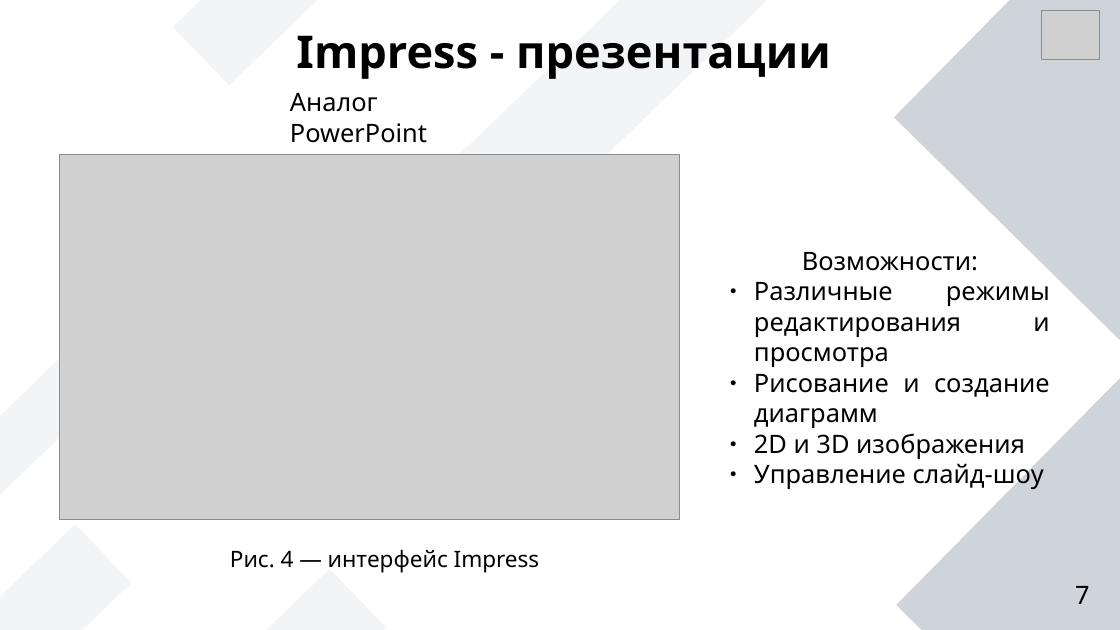
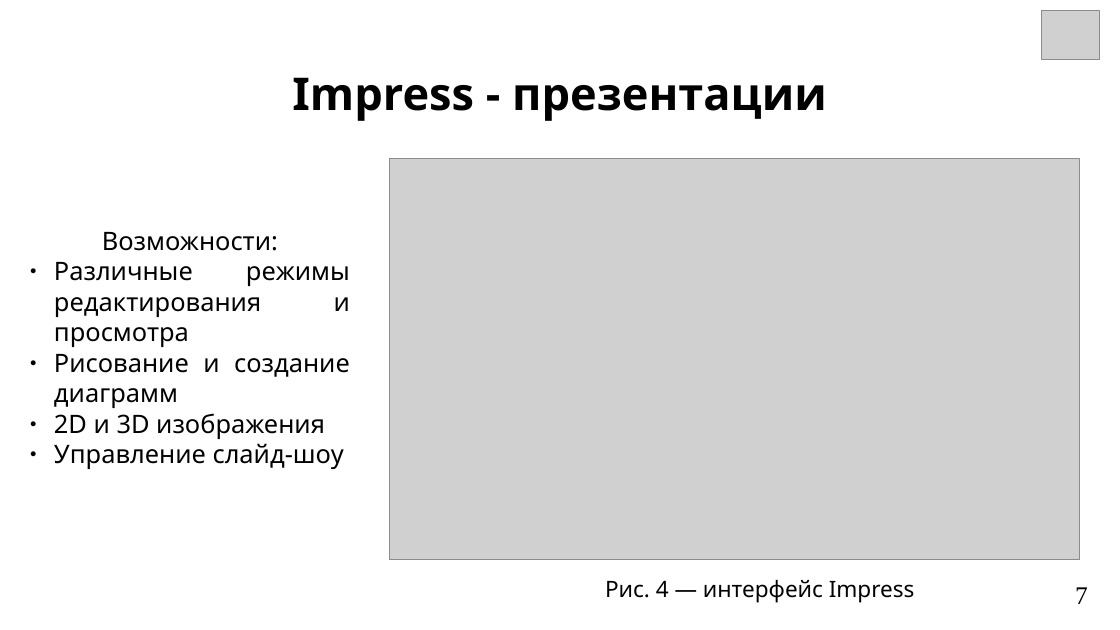
Before and after one commit to Soft-Darkness/digital-fundamentals, a slide deck: slide 7 of Documents/LibreOffice_review.odp. Drawn at 1120x630 pixels with LibreOffice and Linux fonts; fonts in the diff are those of the drawing; grey boxes stand for pictures. Boxes give left, top, right and bottom in pixels: in the first picture for what was removed or moved away, otherwise in the second. Text is boxed around its words. In the diff, an @@ line names an element or a change of style, - is before the commit and + after.

```diff
--- a/Documents/LibreOffice_review.odp
+++ b/Documents/LibreOffice_review.odp
@@ rectangle removed at [173,0,436,85] @@
@@ rectangle removed at [428,0,776,259] @@
@@ rectangle removed at [895,0,1120,344] @@
@@ text "Impress - презентации": place and size @@
-text "Impress - презентации" at [296,35,831,79]
+text "Impress - презентации" at [292,77,827,121]
@@ text "Impress - презентации" at [292,77,827,121]: vertical alignment middle to top @@
@@ text removed at [290,92,427,143] @@
-Аналог PowerPoint
@@ picture: place and size @@
-picture at [60,154,680,520]
+picture at [389,159,1080,560]
@@ text "Возможности:": place and size @@
-text "Возможности:" at [754,252,1050,491]
+text "Возможности:" at [54,232,350,469]
@@ rectangle removed at [0,274,186,515] @@
@@ rectangle removed at [897,376,1120,630] @@
@@ rectangle removed at [123,569,386,630] @@
@@ text at [605,580,915,603]: text changed @@
-Рис. 4 — интерфейс Impress
+Рис. 4 ― интерфейс Impress
@@ page number at [1075,587,1088,604]: font Noto Sans to Times New Roman @@
```
Also in this commit, not shown: 11 other slides changed, 1 other file.
